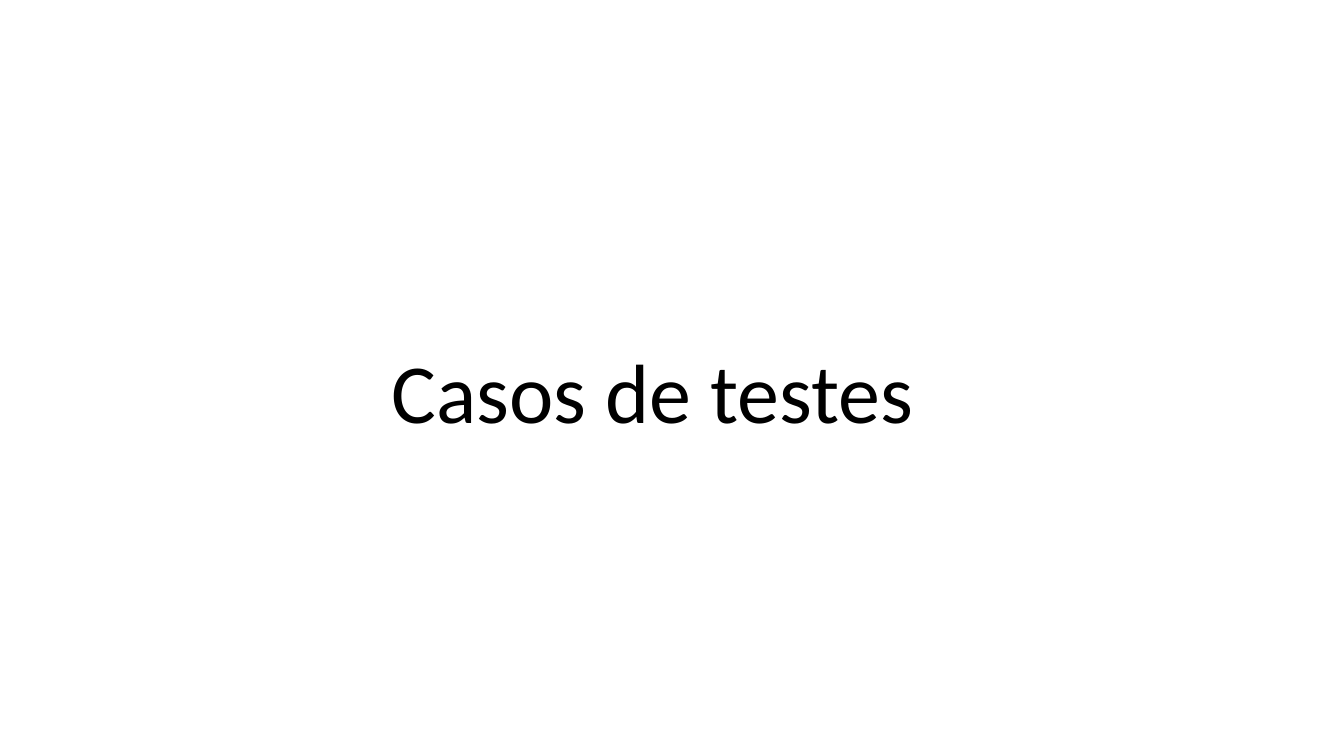
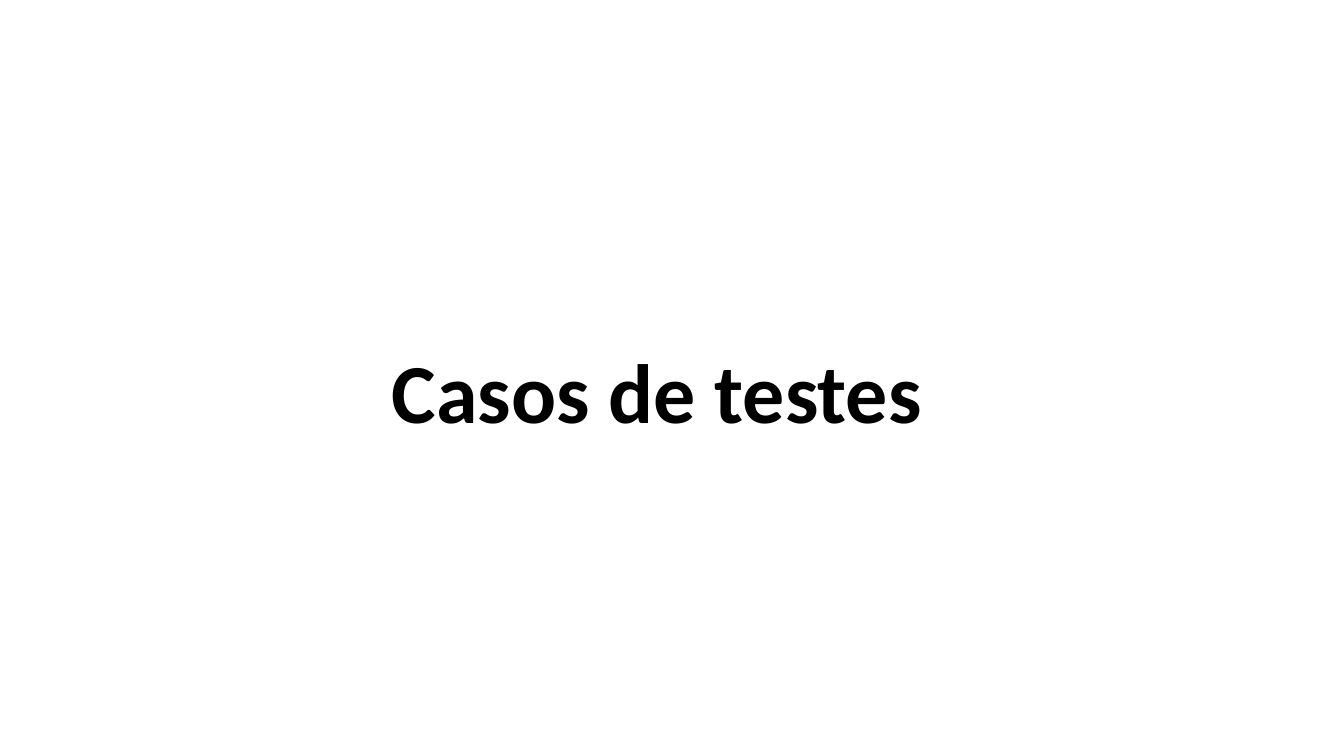
Before and after one commit to viniciuss1812/Almoxarifado, a slide deck: slide 9 of RegrasNegocio/RN_Requisitos.pptx. Drawn at 1344x756 pixels with LibreOffice and Linux fonts; fonts in the diff are those of the drawing. Boxes give left, top, right and bottom in pixels: in the first picture for what was removed or moved away, otherwise in the second. Text is boxed around its words. In the diff, an @@ line names an element or a change of style, - is before the commit and + after.

```diff
--- a/RegrasNegocio/RN_Requisitos.pptx
+++ b/RegrasNegocio/RN_Requisitos.pptx
@@ title "Casos de testes" at bbox=[392, 364, 922, 424]: bold on @@
```
Also in this commit, not shown: 5 other slides changed, 4 slides added, 23 other files.
